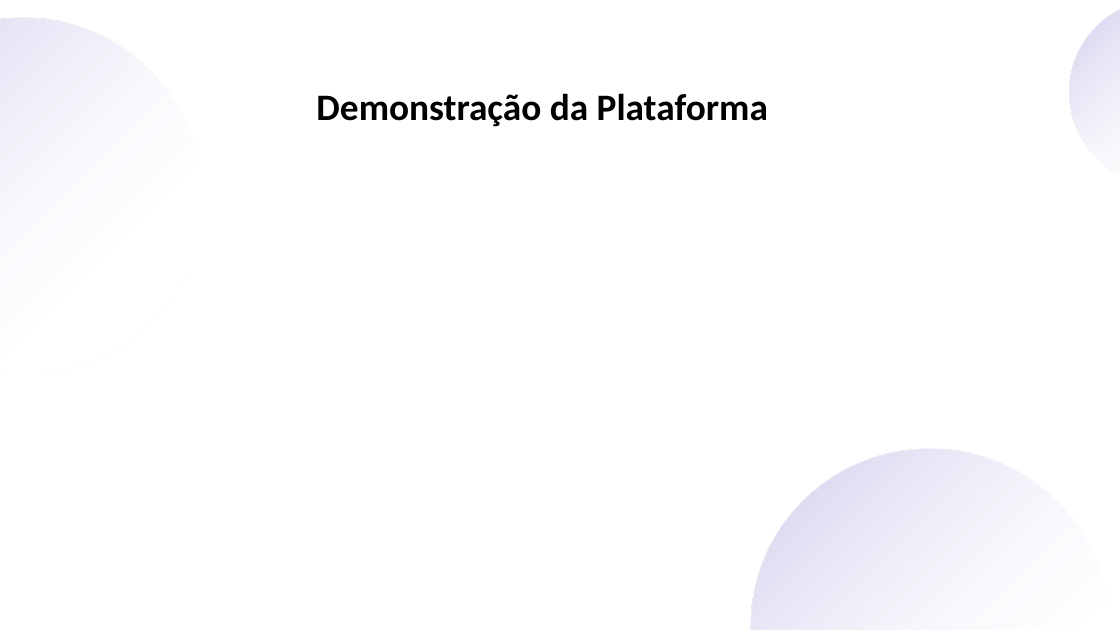
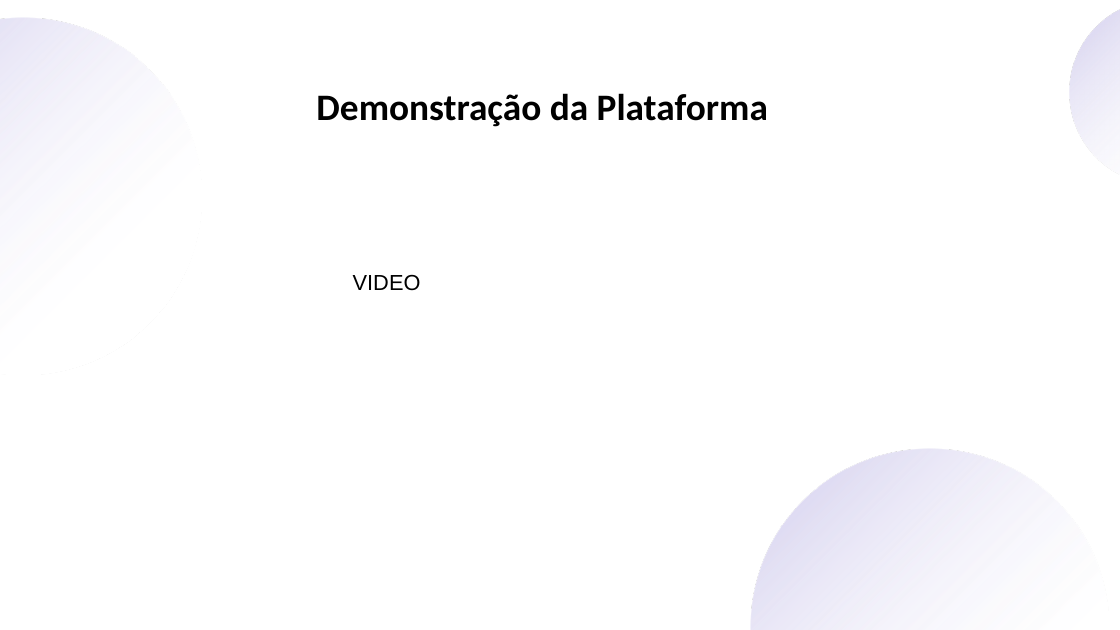
Before and after one commit to igoraujo/tcc-pos-graduacao, a slide deck: slide 9 of etapa-03/projeto-integrado-final-aisoftware-tracker.pptx (slide 8 before the commit). Drawn at 1120x630 pixels with LibreOffice and Linux fonts; fonts in the diff are those of the drawing. Boxes give left, top, right and bottom in pixels: in the first picture for what was removed or moved away, otherwise in the second. Text is boxed around its words. In the diff, an @@ line names an element or a change of style, - is before the commit and + after.

```diff
--- a/etapa-03/projeto-integrado-final-aisoftware-tracker.pptx
+++ b/etapa-03/projeto-integrado-final-aisoftware-tracker.pptx
@@ text added at (x1=353, y1=274, x2=421, y2=291), 14 pt, text #000000 @@
+VIDEO
```
Also in this commit, not shown: 2 other slides changed, 1 slide added.
